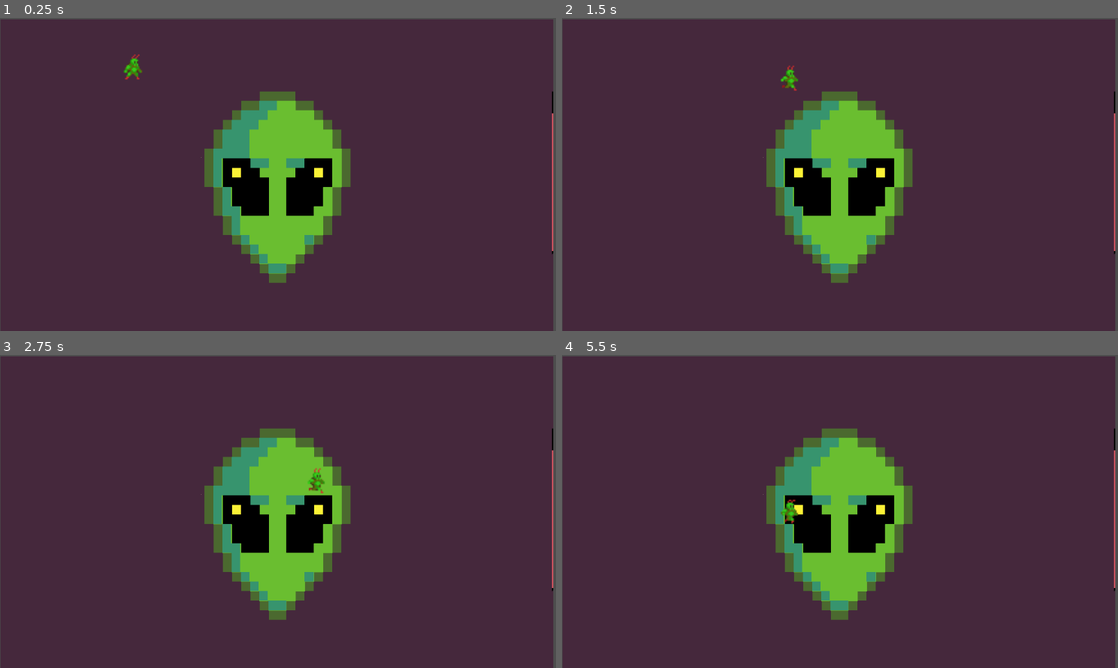
Above: before the commit, frames 1-4 (two rows, left to right).
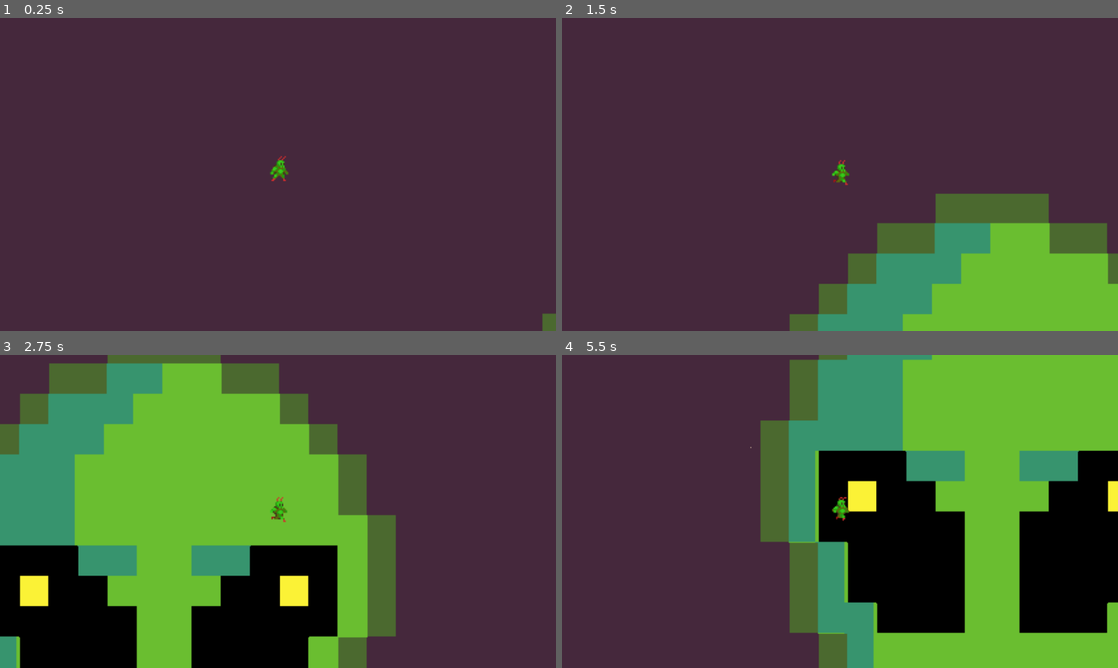
Above: after the commit, the same moments.

Repository: Guilospanck/godot-area25_5
Game: Godot game, scene res://scenes/phase1.tscn
Two runs of this game, one before a commit and one after it. Both use one fixed random seed, a clock stepped at 60 frames per second and the inputs below. Before the commit the project has no main scene; this scene is started directly in both runs.
Inputs:
- Up to frame 1 (0.25 s): no input
- Up to frame 2 (1.5 s): tap Enter at 0.5 s; hold D (right) 0.53-1.28 s; tap W (top) at 0.6, 1.35 s; hold S (down) from 1.28 s (still down)
- Up to frame 3 (2.75 s): release S (down) at 2.03 s; hold D (right) from 2.03 s (still down); tap W (top) at 2.1 s
- Up to frame 4 (5.5 s): tap W (top) every 0.75 s from 2.85 to 5.1 s; release D (right) at 3.53 s; hold A (left) 3.53-5.03 s; hold S (down) from 5.03 s (still down)

The runs differ from the first frame. In frame 1, 13% of the frame differs, in the area x 0-100%, y 0-100%; in frame 2, 31%; in frame 3, 60%; in frame 4, 58%.

Commit message:
Add camera and make it move with the player

Diff:
--- a/project.godot
+++ b/project.godot
@@ -11,6 +11,7 @@
 [application]
 
 config/name="Area25Dot5"
+run/main_scene="uid://c0g3ubgnys07p"
 config/features=PackedStringArray("4.4", "Forward Plus")
 config/icon="res://icon.svg"
 
@@ -52,3 +53,4 @@
 2d_physics/layer_2="Enemy"
 2d_physics/layer_3="Ammo"
 2d_physics/layer_4="Walls"
+2d_physics/layer_5="Camera"
--- a/scenes/phase1.tscn
+++ b/scenes/phase1.tscn
@@ -18,7 +18,7 @@
 collision_mask = 5
 
 [node name="CollisionShape2D" type="CollisionShape2D" parent="Walls/StaticBody2D"]
-position = Vector2(-1, 372)
+position = Vector2(4, 372)
 shape = SubResource("RectangleShape2D_p320o")
 
 [node name="StaticBody2D2" type="StaticBody2D" parent="Walls"]
@@ -40,7 +40,7 @@
 shape = SubResource("RectangleShape2D_ho76x")
 
 [node name="StaticBody2D4" type="StaticBody2D" parent="Walls"]
-position = Vector2(806, 740)
+position = Vector2(806, 711)
 collision_layer = 8
 collision_mask = 5
 
@@ -50,7 +50,7 @@
 
 [node name="Background" type="Sprite2D" parent="."]
 position = Vector2(637.5, 375)
-scale = Vector2(0.663021, 0.688889)
+scale = Vector2(0.7, 0.727)
 texture = ExtResource("1_p320o")
 
 [node name="Player" parent="." instance=ExtResource("2_ho76x")]
--- a/scenes/player.tscn
+++ b/scenes/player.tscn
@@ -174,9 +174,11 @@
 size = Vector2(13, 20.3333)
 
 [node name="Player" type="CharacterBody2D"]
-scale = Vector2(3, 3)
 collision_mask = 10
 script = ExtResource("1_qlg0r")
+
+[node name="Camera2D" type="Camera2D" parent="."]
+zoom = Vector2(3, 3)
 
 [node name="Animations" type="AnimatedSprite2D" parent="."]
 sprite_frames = SubResource("SpriteFrames_2hs0m")
--- a/scripts/player.gd
+++ b/scripts/player.gd
@@ -1,6 +1,8 @@
 extends CharacterBody2D
 
 @onready var animated_player: AnimatedSprite2D = $Animations
+@onready var camera: Camera2D = $Camera2D
+@onready var window: Window = get_window()
 
 const NOT_MOVING: Vector2 = Vector2(0, 0)
 
@@ -13,8 +15,18 @@
 
 var speed: int = 300
 
+func set_camera_limits():
+	var window_size: Vector2i = window.content_scale_size
+
+	camera.limit_left = 0
+	camera.limit_right = window_size.x
+
+	camera.limit_top = 0
+	camera.limit_bottom = window_size.y
+
 func _ready() -> void:
 	animated_player.play("idle")
+	set_camera_limits()
 
 func process_input():
 	var input_dir = Input.get_vector("left", "right", "top", "down")
